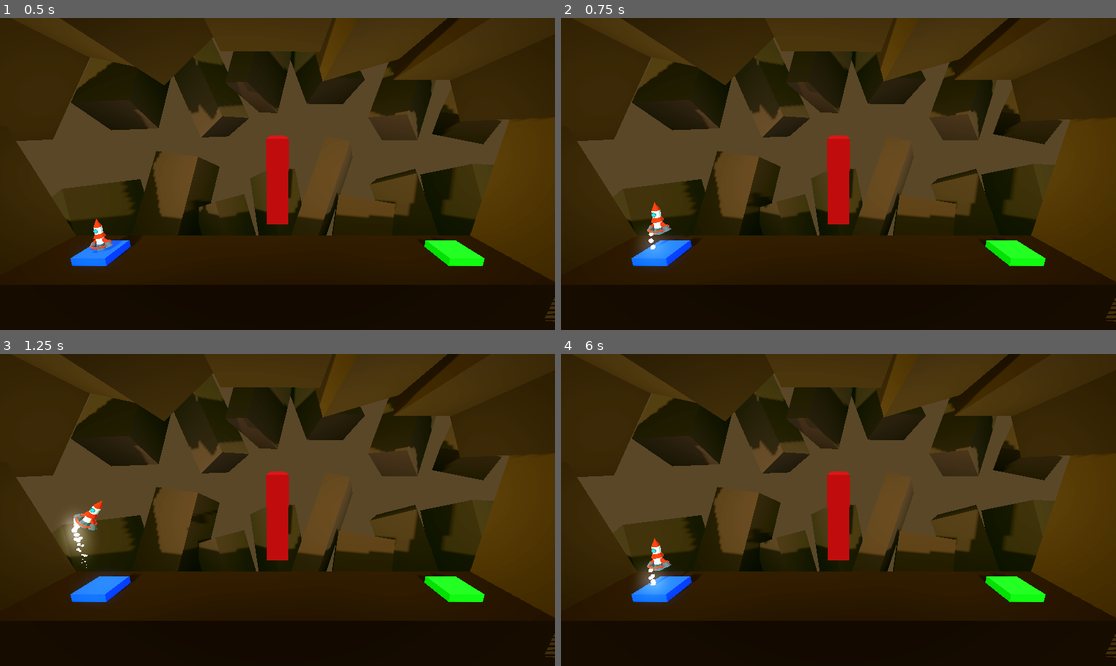
Above: before the commit, frames 1-4 (two rows, left to right).
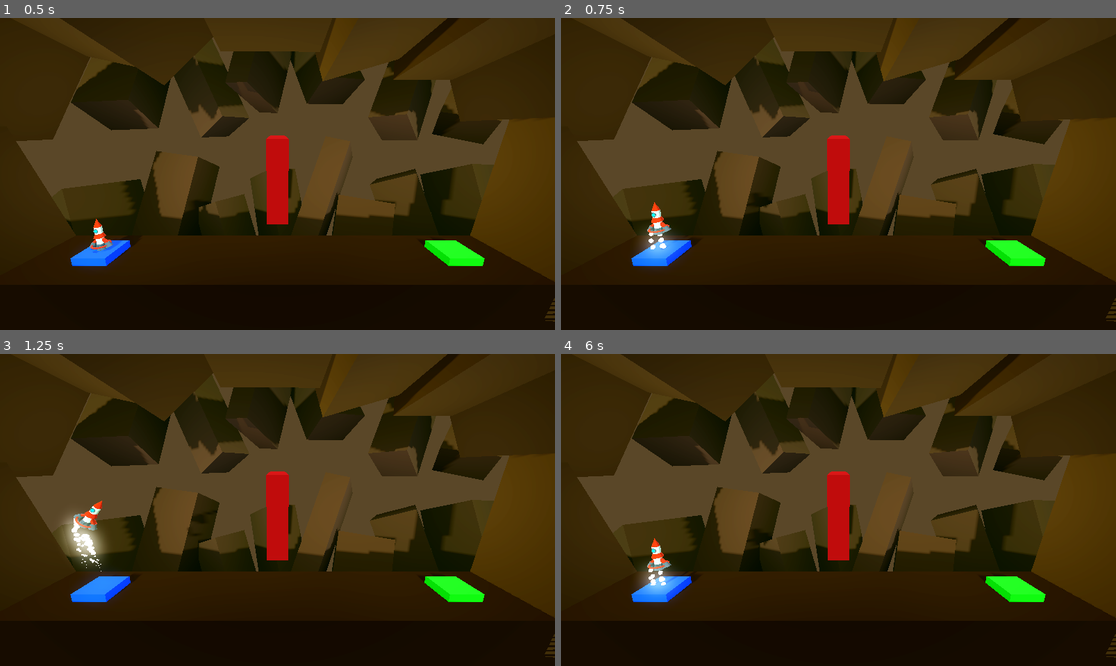
Above: after the commit, the same moments.

Repository: MateuszKosowski/Rocket-Game
Game: Godot game, scene res://scenes/lvl/level_1.tscn
Two runs of this game, one before a commit and one after it. Both use one fixed random seed, a clock stepped at 60 frames per second and the inputs below.
Inputs:
- Up to frame 1 (0.5 s): no input
- Up to frame 2 (0.75 s): tap Enter at 0.5 s; hold D (Right) from 0.53 s (still down); tap Shift (Dash) at 0.6 s
- Up to frame 3 (1.25 s): keep holding D (Right)
- Up to frame 4 (6 s): release D (Right) at 1.28 s; hold A (Left) 1.28-2.03 s; tap Shift (Dash) every 0.75 s from 1.35 to 5.85 s; hold D (Right) 2.03-2.78 s; hold W (Up) 2.78-3.53 s; hold A (Left) 3.53-5.78 s; tap Space at 5 s; hold D (Right) from 5.78 s (still down)

Frame 1 is identical in both runs. In frame 2, 0.2% of the frame differs, in the area x 16-21%, y 68-76%; in frame 3, 0.6%, in the area x 12-36%, y 54-70%; in frame 4, 0.2%.

Commit message:
New particles

Diff:
--- a/scenes/player/Player.gd
+++ b/scenes/player/Player.gd
@@ -17,6 +17,7 @@
 @onready var fly_audio: AudioStreamPlayer3D = $FlyAudio
 @onready var dash_audio: AudioStreamPlayer3D = $DashAudio
 @onready var engine_particles: GPUParticles3D = $MainBooster
+@onready var dash_particles: GPUParticles3D = $DashBooster
 @onready var right_engine_particles: GPUParticles3D = $RightBooster
 @onready var left_engine_particles: GPUParticles3D = $LeftBooster
 @onready var explosion_particles: GPUParticles3D = $ExplosionParticles
@@ -59,13 +60,13 @@
 	#Make dash
 	apply_central_impulse(basis.y * dash_force)
 	dash_audio.play()
-	engine_particles.emitting = true
+	dash_particles.emitting = true
 
 	#Wait
 	await get_tree().create_timer(dash_duration).timeout
 
 	dash_audio.stop()
-	engine_particles.emitting = false
+	dash_particles.emitting = false
 
 	#Dash cooldown
 	await get_tree().create_timer(dash_cooldown).timeout
--- a/scenes/player/player.tscn
+++ b/scenes/player/player.tscn
@@ -117,6 +117,10 @@
 
 [node name="SuccessParticles" parent="." instance=ExtResource("7_oooje")]
 
+[node name="DashBooster" parent="." instance=ExtResource("5_bvqwc")]
+transform = Transform3D(1, 0, 0, 0, 1, 0, 0, 0, 1, 0, -1, 0)
+amount = 70
+
 [node name="Body" type="MeshInstance3D" parent="."]
 transform = Transform3D(1, 0, 0, 0, 1, 0, 0, 0, 1, 0, -0.25, 0)
 material_override = SubResource("StandardMaterial3D_ptr8k")
